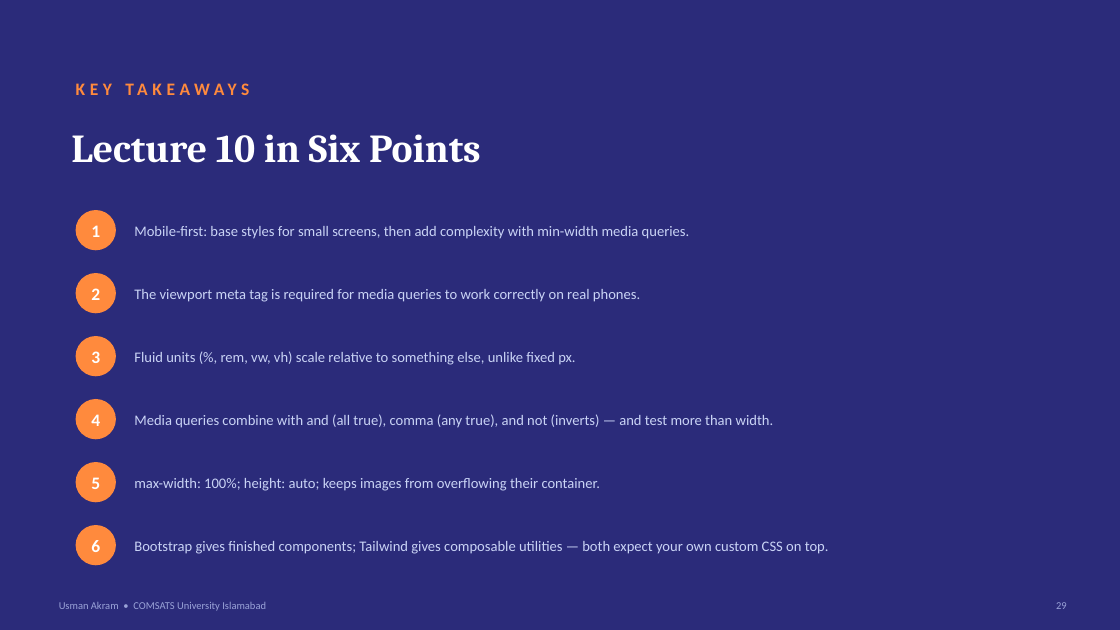
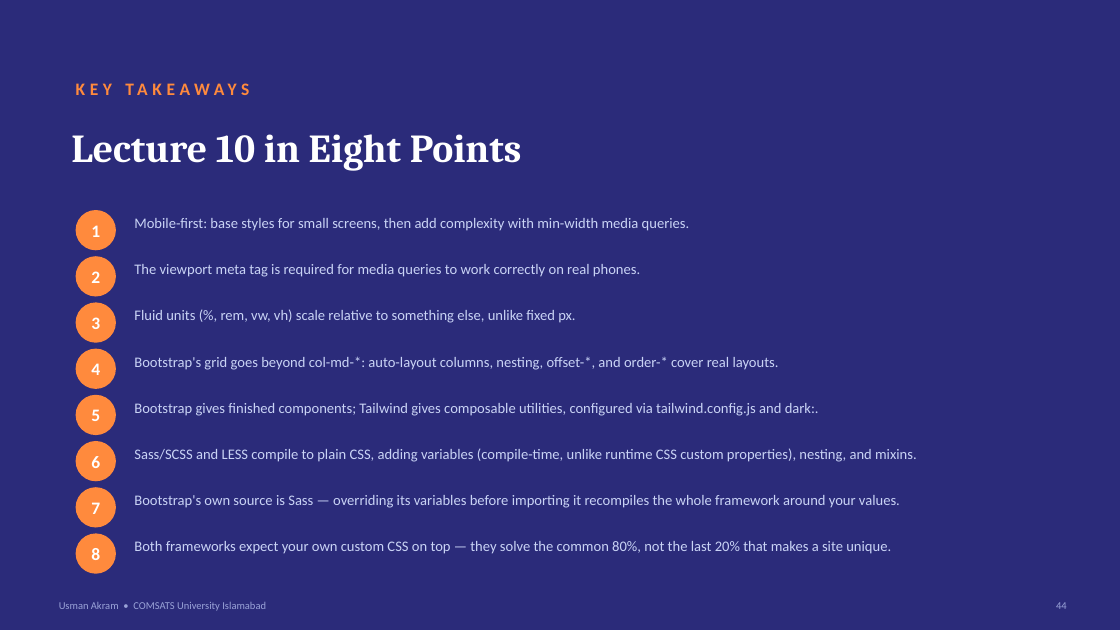
Before and after one commit to mua22/mern-web-book, a slide deck: slide 44 of slides/CSC336-Lecture-10-Responsive-Design-and-Frameworks.pptx (slide 29 before the commit). Drawn at 1120x630 pixels with LibreOffice and Linux fonts; fonts in the diff are those of the drawing. Boxes give left, top, right and bottom in pixels: in the first picture for what was removed or moved away, otherwise in the second. Text is boxed around its words. In the diff, an @@ line names an element or a change of style, - is before the commit and + after.

```diff
--- a/slides/CSC336-Lecture-10-Responsive-Design-and-Frameworks.pptx
+++ b/slides/CSC336-Lecture-10-Responsive-Design-and-Frameworks.pptx
@@ text at (71, 134, 522, 171): text changed @@
-Lecture 10 in Six Points
+Lecture 10 in Eight Points
@@ text "Mobile-first: base styles for small ...": place and size @@
-text "Mobile-first: base styles for small ..." at (134, 226, 690, 239)
+text "Mobile-first: base styles for small ..." at (134, 218, 690, 231)
@@ text "2": place and size @@
-text "2" at (91, 288, 100, 300)
+text "2" at (91, 271, 100, 283)
@@ ellipse: place and size @@
-ellipse at (76, 273, 116, 313)
+ellipse at (76, 256, 116, 297)
@@ text "The viewport meta tag is ...": place and size @@
-text "The viewport meta tag is ..." at (134, 289, 640, 302)
+text "The viewport meta tag is ..." at (134, 264, 640, 277)
@@ text "Fluid units (%, rem, vw, ...": place and size @@
-text "Fluid units (%, rem, vw, ..." at (134, 351, 575, 365)
+text "Fluid units (%, rem, vw, ..." at (134, 309, 575, 323)
@@ text "3": place and size @@
-text "3" at (91, 351, 100, 363)
+text "3" at (91, 317, 100, 329)
@@ ellipse: place and size @@
-ellipse at (76, 336, 116, 376)
+ellipse at (76, 302, 116, 343)
@@ text "4": place and size @@
-text "4" at (91, 414, 100, 426)
+text "4" at (91, 363, 100, 375)
@@ ellipse: place and size @@
-ellipse at (76, 399, 116, 439)
+ellipse at (76, 349, 116, 389)
@@ text at (134, 357, 779, 370): text changed @@
-Media queries combine with and (all true), comma (any true), and not (inverts) — and test more than width.
+Bootstrap's grid goes beyond col-md-*: auto-layout columns, nesting, offset-*, and order-* cover real layouts.
@@ text "5": place and size @@
-text "5" at (91, 477, 100, 489)
+text "5" at (91, 409, 100, 421)
@@ ellipse: place and size @@
-ellipse at (76, 462, 116, 502)
+ellipse at (76, 395, 116, 435)
@@ text at (134, 403, 819, 416): text changed @@
-max-width: 100%; height: auto; keeps images from overflowing their container.
+Bootstrap gives finished components; Tailwind gives composable utilities, configured via tailwind.config.js and dark:.
@@ text "6": place and size @@
-text "6" at (91, 540, 100, 552)
+text "6" at (91, 456, 100, 468)
@@ ellipse: place and size @@
-ellipse at (76, 525, 116, 565)
+ellipse at (76, 441, 116, 481)
@@ text added at (134, 448, 917, 462), 12.5 pt, text #C9D3F5 @@
+Sass/SCSS and LESS compile to plain CSS, adding variables (compile-time, unlike runtime CSS custom properties), nesting, and mixins.
@@ ellipse added at (76, 487, 116, 528), fill #FF8A3D @@
@@ text added at (91, 502, 100, 514), 15 pt, text #FFFFFF, bold @@
+7
@@ text added at (134, 495, 900, 508), 12.5 pt, text #C9D3F5 @@
+Bootstrap's own source is Sass — overriding its variables before importing it recompiles the whole framework around your values.
@@ ellipse added at (76, 534, 116, 574), fill #FF8A3D @@
@@ text added at (91, 548, 100, 560), 15 pt, text #FFFFFF, bold @@
+8
@@ text at (134, 541, 891, 554): text changed @@
-Bootstrap gives finished components; Tailwind gives composable utilities — both expect your own custom CSS on top.
+Both frameworks expect your own custom CSS on top — they solve the common 80%, not the last 20% that makes a site unique.
@@ text at (1056, 602, 1067, 609): text changed @@
-29
+44
```
Also in this commit, not shown: 13 other slides changed, 15 slides added, 3 other files.
